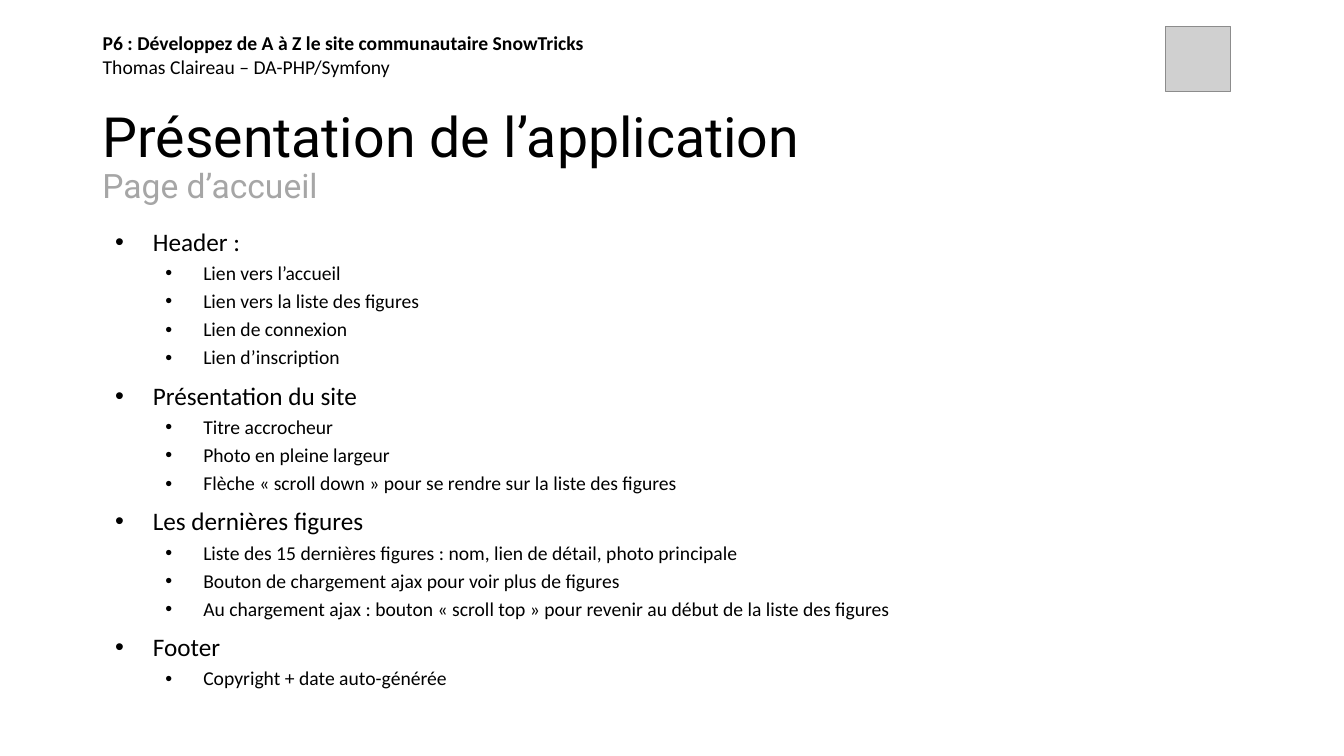
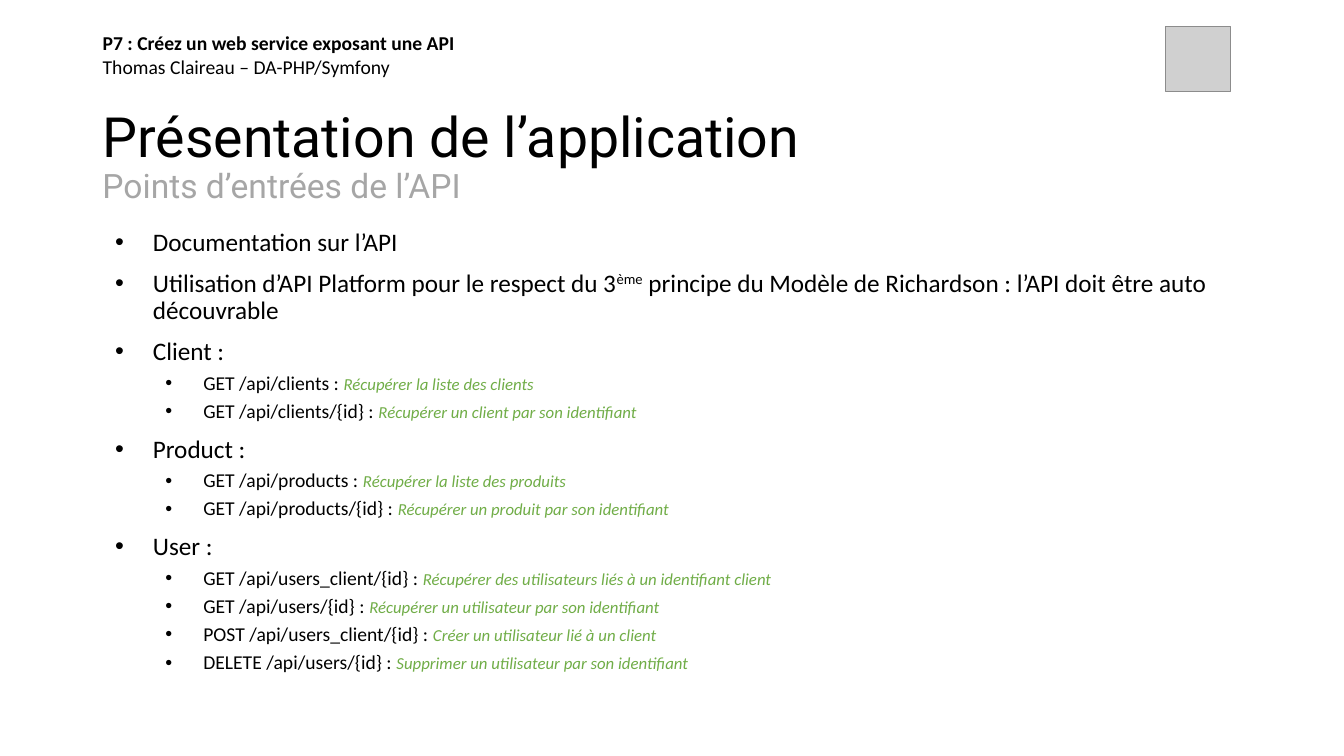
Before and after one commit to thomas-claireau/PHP-P7-Openclassrooms, a slide deck: slide 5 of P7_claireau_thomas/présentation-p7-php-openclassrooms.pptx. Drawn at 1344x756 pixels with LibreOffice and Linux fonts; fonts in the diff are those of the drawing; grey boxes stand for pictures. Boxes give left, top, right and bottom in pixels: in the first picture for what was removed or moved away, otherwise in the second. Text is boxed around its words. In the diff, an @@ line names an element or a change of style, - is before the commit and + after.

```diff
--- a/P7_claireau_thomas/présentation-p7-php-openclassrooms.pptx
+++ b/P7_claireau_thomas/présentation-p7-php-openclassrooms.pptx
@@ text at <box>103,36,455,77</box>: text changed @@
-P6 : Développez de A à Z le site communautaire SnowTricks
-Thomas Claireau – DA-PHP/Symfony
+P7 : Créez un web service exposant une API
+Thomas Claireau – DA-PHP/Symfony
@@ title at <box>102,115,799,198</box>: text changed @@
-Présentation de l’application
-Page d’accueil
+Présentation de l’application
+Points d’entrées de l’API
@@ text at <box>153,233,1206,672</box>: text changed; size 14 to 12 pt @@
-• Header :
-  • Lien vers l’accueil
-  • Lien vers la liste des figures
-  • Lien de connexion
-  • Lien d’inscription
-• Présentation du site
-  • Titre accrocheur
-  • Photo en pleine largeur
-  • Flèche « scroll down » pour se rendre sur la liste des figures
-• Les dernières figures
-  • Liste des 15 dernières figures : nom, lien de détail, photo principale
-  • Bouton de chargement ajax pour voir plus de figures
-  • Au chargement ajax : bouton « scroll top » pour revenir au début de la liste des figures
-• Footer
-  • Copyright + date auto-générée
+• Documentation sur l’API
+• Utilisation d’API Platform pour le respect du 3ème principe du Modèle de Richardson : l’API doit être auto découvrable
+• Client :
+  • GET /api/clients : Récupérer la liste des clients
+  • GET /api/clients/{id} : Récupérer un client par son identifiant
+• Product :
+  • GET /api/products : Récupérer la liste des produits
+  • GET /api/products/{id} : Récupérer un produit par son identifiant
+• User :
+  • GET /api/users_client/{id} : Récupérer des utilisateurs liés à un identifiant client
+  • GET /api/users/{id} : Récupérer un utilisateur par son identifiant
+  • POST /api/users_client/{id} : Créer un utilisateur lié à un client
+  • DELETE /api/users/{id} : Supprimer un utilisateur par son identifiant
```
Also in this commit, not shown: 9 other slides changed, 4 slides removed.
